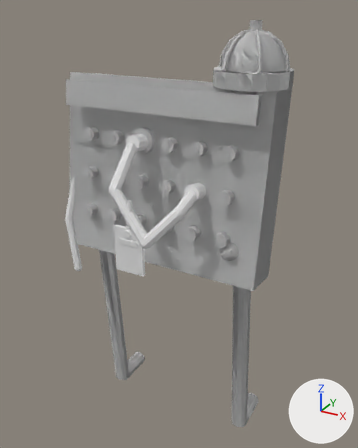
A saved change to the glTF model godot/assets3d/props/quest_patchbay.glb.
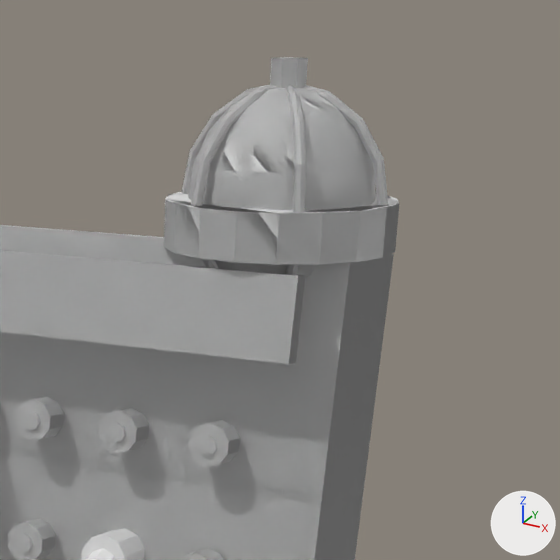
The first picture shows the older version from a 50 mm lens placed at (0.712, -1.228, 1.384), pointed at (0.023, 0.025, 0.758). The close-ups show the older and then the newer version on the part from 44% to 98% of the width and 0% to 43% of the height of that picture. Only the edits that show in the close-ups are written down. The axes (+X, +Y, +Z) are drawn at lower right. The lights are the same throughout. Vertices at exactly the same position are counted once.

Names of what the first close-up shows: 'look_off', 'look_on'.
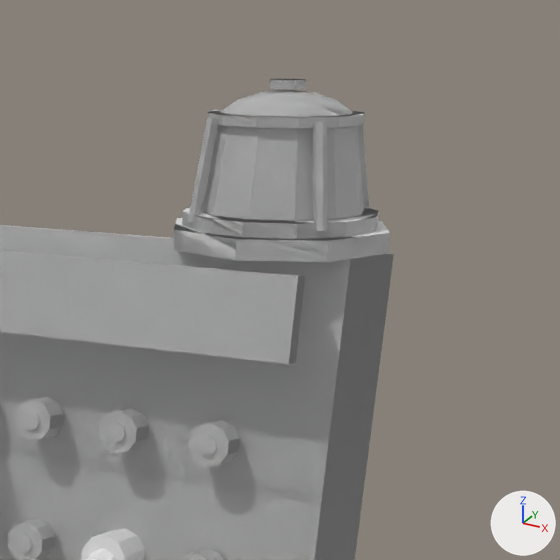
Edits to the bpy script that builds the scene:
```text
Change me_me_1128:
    used by ob_look_off; location = (0.0, 0.0, 0.0)
    remove me_me_1128.from_pydata(...)  # 1640 vertices, 3080 faces; spans x -0.337..0.344, y -0.121..0.18, z 0.0..1.353
    add me_me_1128.from_pydata(...)  # 1264 vertices, 2288 faces; spans x -0.337..0.343, y -0.121..0.18, z 0.0..1.336
    me_me_1128 part 1: a new loose piece, a 12-sided cut cone along z (radius 0.074 at the low end, 0.062 at the high end) spanning x 0.169..0.317, y -0.056..0.092, z 1.229..1.3
    me_me_1128 part 2: a new loose piece, a UV sphere (12 segments, 8 rings, poles along z) spanning x 0.181..0.305, y -0.044..0.08, z 1.268..1.328
    me_me_1128 part 3: a new loose piece, a 12-sided cylinder along z spanning x 0.175..0.311, y -0.05..0.086, z 1.301..1.3092
    me_me_1128 part 4: a new loose piece, an 8-sided cylinder along z spanning x 0.2266..0.2594, y 0.0016..0.0344, z 1.3287..1.3356
    me_me_1128 part 5: 31 vertices moved from x 0.142..0.344, y -0.084..0.12, z 1.197..1.238 to x 0.143..0.343, y -0.082..0.118, z 1.198..1.228; 279 vertices removed from x 0.161..0.325, y -0.078..0.12, z 1.141..1.335; 57 vertices added at x 0.156..0.306, y -0.045..0.118, z 1.198..1.306
    other edits to the shape of me_me_1128 do not show in these pictures
Change me_me_1183:
    used by ob_look_on; location = (0.0, 0.0, 0.0)
    remove me_me_1183.from_pydata(...)  # 1847 vertices, 3456 faces; spans x -0.324..0.344, y -0.232..0.18, z 0.0..1.353
    add me_me_1183.from_pydata(...)  # 1471 vertices, 2664 faces; spans x -0.324..0.343, y -0.232..0.18, z 0.0..1.336
    me_me_1183 part 6: a new loose piece, a UV sphere (12 segments, 8 rings, poles along z) spanning x 0.181..0.305, y -0.044..0.08, z 1.268..1.328
    me_me_1183 part 7: the loose piece of 252 vertices spanning x 0.146..0.34, y -0.066..0.102, z 1.141..1.335 is deleted
    me_me_1183 part 8: the loose piece of 16 vertices spanning x 0.227..0.259, y 0.002..0.034, z 1.328..1.353 is deleted
    me_me_1183 part 9: 310 vertices removed from x 0.142..0.344, y -0.084..0.12, z 1.141..1.335; 48 vertices added at x 0.18..0.306, y -0.045..0.081, z 1.22..1.306
    other edits to the shape of me_me_1183 do not show in these pictures
```

Where the change shows, as pixel boxes (x1, y1, x2, y2) in the close-ups (560 x 560 px):
'look_on', reshaped
    before: (0, 57, 399, 560)
    after: (81, 90, 354, 560)
'look_off', reshaped
    before: (188, 88, 372, 276)
    after: (0, 79, 394, 560)
part 1 of me_me_1128, added
    after: (202, 125, 364, 221)
part 2 of me_me_1128, added
    after: (220, 90, 351, 129)
part 3 of me_me_1128, added
    after: (207, 110, 365, 128)
part 4 of me_me_1128, added
    after: (270, 79, 306, 89)
part 5 of me_me_1128, cut back
    before: (188, 88, 372, 276)
    after: (173, 118, 390, 262)
part 6 of me_me_1183, added
    after: (222, 90, 354, 129)
part 7 of me_me_1183, deleted
    before: (181, 85, 388, 275)
part 8 of me_me_1183, deleted
    before: (270, 57, 308, 88)
part 9 of me_me_1183, cut back
    before: (164, 85, 399, 278)
